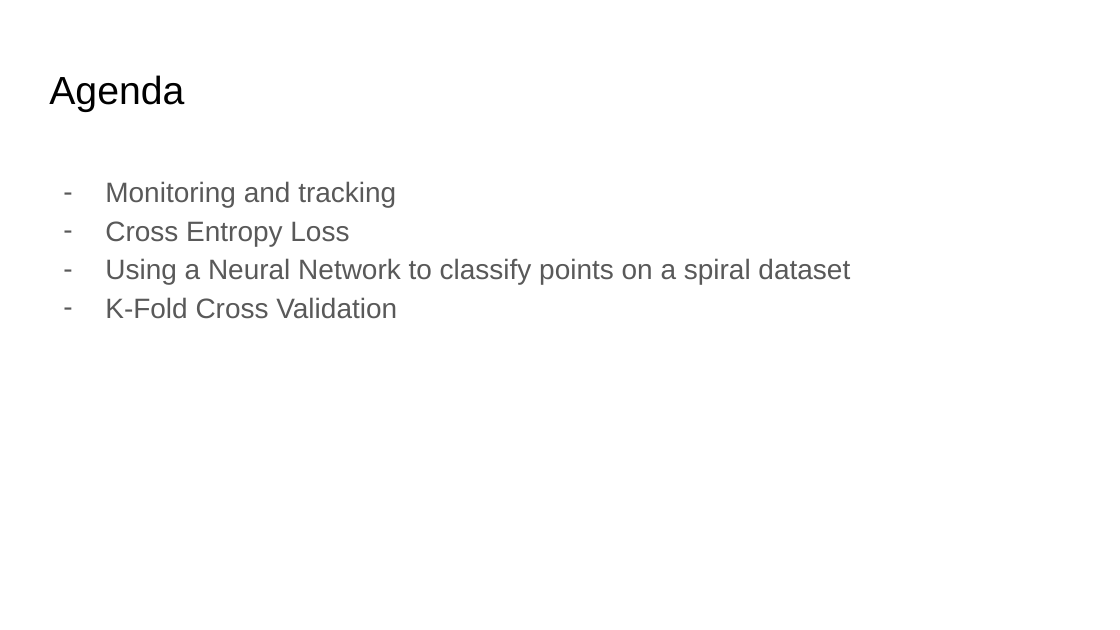
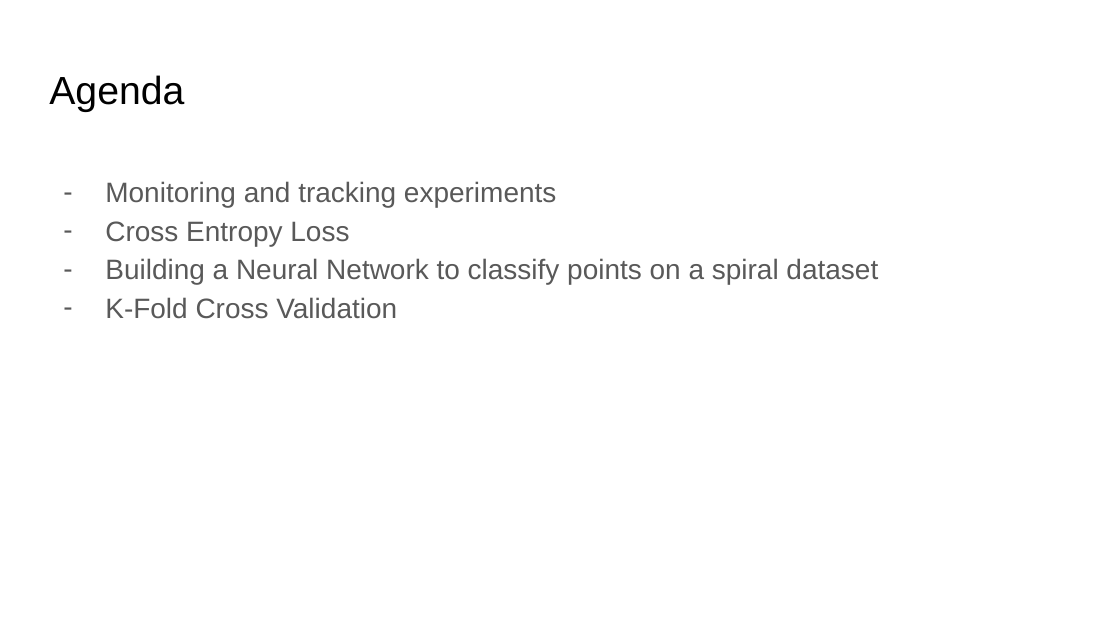
Before and after one commit to ankur6ue/deep-learning-course, a slide deck: slide 2 of class_3/deep_learning_course_class_3.pptx. Drawn at 1120x630 pixels with LibreOffice and Linux fonts; fonts in the diff are those of the drawing. Boxes give left, top, right and bottom in pixels: in the first picture for what was removed or moved away, otherwise in the second. Text is boxed around its words. In the diff, an @@ line names an element or a change of style, - is before the commit and + after.

```diff
--- a/class_3/deep_learning_course_class_3.pptx
+++ b/class_3/deep_learning_course_class_3.pptx
@@ text at (105,181,556,207): text changed @@
-– Monitoring and tracking
+– Monitoring and tracking experiments
@@ text at (105,258,878,285): text changed @@
-– Using a Neural Network to classify points on a spiral dataset
+– Building a Neural Network to classify points on a spiral dataset
```
Also in this commit, not shown: 2 other slides changed, 3 other files.
